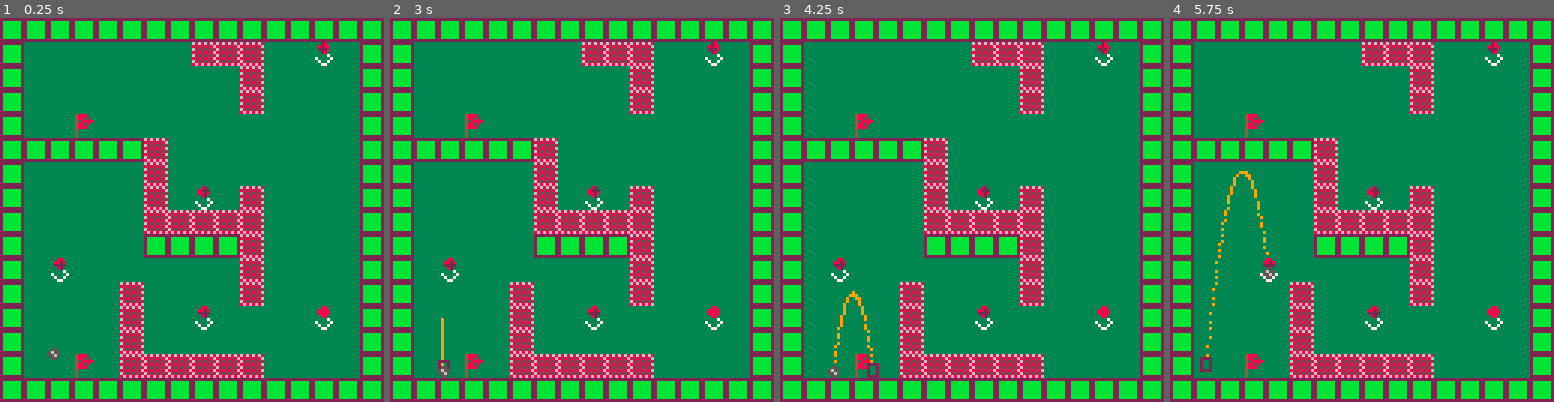
Above: before the commit, frames 1-4 (left to right).
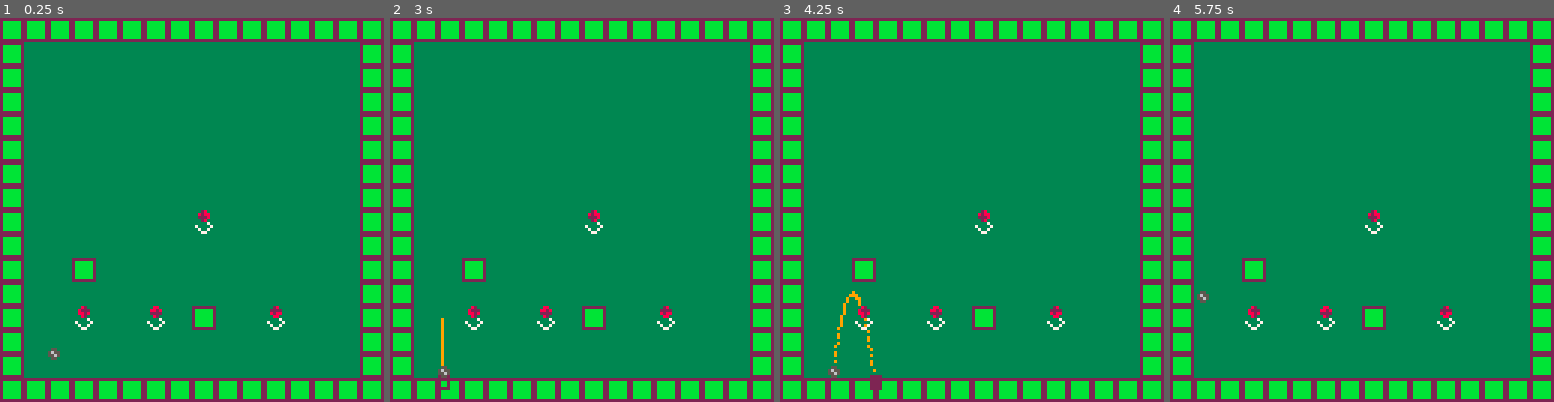
Above: after the commit, the same moments.

Repository: davidjtferguson/golf-escape
Game: PICO-8 cartridge golf_escape.p8
The game is run twice, just before and just after one commit, with the same random seed, the same clock (stepped at 60 frames per second) and the same inputs.
Inputs:
- Up to frame 1 (0.25 s): no input
- Up to frame 2 (3 s): tap O (Z key) at 0.33, 0.7, 1.43, 2.22 s; tap X (X key) at 1.07, 2.07, 2.4, 2.73 s; hold Left 1.97-2.37 s; hold Right from 2.87 s (still down)
- Up to frame 3 (4.25 s): tap X (X key) every 0.33 s from 3.07 to 4.07 s; tap O (Z key) at 3.1, 3.98 s; release Right at 3.53 s; hold Right from 4.13 s (still down)
- Up to frame 4 (5.75 s): tap X (X key) every 0.33 s from 4.4 to 5.73 s; release Right at 4.53 s; tap O (Z key) at 4.87 s; hold Left from 5.13 s (still down)

The runs differ from the first frame. In frame 1, 16% of the frame differs, in the area x 6-87%, y 6-94%; in frame 2, 16%; in frame 3, 16%; in frame 4, 16%.

Commit message:
fix collision when on hook with walls. fix incorrect 'allcol' function

Diff:
--- a/golf_escape.p8
+++ b/golf_escape.p8
@@ -18,7 +18,7 @@
  --checkpoint
 
  --edit to change spawn point
- xcp=18
+ xcp=2
  ycp=61
 
  resetav()
@@ -172,36 +172,44 @@
 
  --game obj update
  for h in all(hooks) do
-  if h.avon then
-   h.x+=h.xvel
-   h.y+=h.yvel
-  end
-
-  if circlecollision(av,h) and
-     h.active then
-   av.x=h.x+h.r
-   av.y=h.y+h.r+pixel
-
-   av.xvel=0
-   av.yvel=0
-
-   av.colstate="hook"
-
-   av.canswing=true
-
-   h.avon=true
-
-   if av.hook!=nil and
-      h!=av.hook then
-    --move to new hook
+
+  --todo:could be tidier
+  if h.avon and
+     anycol(av,h.xvel,h.yvel,0) then
     hookreleaseav(av.hook)
-   end
-
-   av.hook=h
-  elseif not circlecollision(av,h) and
-         h.active==false then
-   h.active=true
-  end
+    resetswing()
+  else
+	  if h.avon then
+	   h.x+=h.xvel
+	   h.y+=h.yvel
+	  end
+
+	  if circlecollision(av,h) and
+	     h.active then
+	   av.x=h.x+h.r
+	   av.y=h.y+h.r+pixel
+
+	   av.xvel=0
+	   av.yvel=0
+
+	   av.colstate="hook"
+
+	   av.canswing=true
+
+	   h.avon=true
+
+	   if av.hook!=nil and
+	      h!=av.hook then
+	    --move to new hook
+	    hookreleaseav(av.hook)
+	   end
+
+	   av.hook=h
+	  elseif not circlecollision(av,h) and
+	         h.active==false then
+	   h.active=true
+	  end
+	 end
  end
 
  --spikes
@@ -292,8 +300,12 @@
 --collision
 
 --allcollision
+function anycol(box,xvel,yvel,flag)
+ return checkanyflagarea(box.x+xvel,box.y+yvel,box.w,box.h,flag)
+end
+
 function allcol(box,xvel,yvel,flag)
- return checkflagarea(box.x+xvel,box.y+yvel,box.w,box.h,flag)
+ return checkallflagarea(box.x+xvel,box.y+yvel,box.w,box.h,flag)
 end
 
 function groundcol(box,xvel,yvel,flag)
@@ -414,11 +426,19 @@
  return distanceinwall
 end
 
-function checkflagarea(x,y,w,h,flag)
+function checkanyflagarea(x,y,w,h,flag)
  return
   checkflag(x,y,flag) or
   checkflag(x+w,y,flag) or
   checkflag(x,y+h,flag) or
+  checkflag(x+w,y+h,flag)
+end
+
+function checkallflagarea(x,y,w,h,flag)
+ return
+  checkflag(x,y,flag) and
+  checkflag(x+w,y,flag) and
+  checkflag(x,y+h,flag) and
   checkflag(x+w,y+h,flag)
 end
 
@@ -763,25 +783,25 @@
 00000000000000000000000000000000000000000000000000000000000000000000000000000000000000000000000000000000000000000000000000000000
 10000000000000000000000000000010100000000000000000005000000000100000000000000000000000000000000000000000000000000000000000000000
 00000000000000000000000000000000000000000000000000000000000000000000000000000000000000000000000000000000000000000000000000000000
-10000000101010100000000000000010100000000000000000005000000000100000000000000000000000000000000000000000000000000000000000000000
-00000000000000000000000000000000000000000000000000000000000000000000000000000000000000000000000000000000000000000000000000000000
-10000000000000000000820000000010100000600000000000000000000000100000000000000000000000000000000000000000000000000000000000000000
+10000000000000000000000000000010100000000000000000005000000000100000000000000000000000000000000000000000000000000000000000000000
+00000000000000000000000000000000000000000000000000000000000000000000000000000000000000000000000000000000000000000000000000000000
+10000000000000000000000000000010100000600000000000000000000000100000000000000000000000000000000000000000000000000000000000000000
 00000000000000000000000000000000000000000000000000000000000000000000000000000000000000000000000000000000000000000000000000000000
 10000000000000000000000000000010101010101010500000000000000000100000000000000000000000000000000000000000000000000000000000000000
 00000000000000000000000000000000000000000000000000000000000000000000000000000000000000000000000000000000000000000000000000000000
 10000000000000000000000000000010100000000000500000000000000000100000000000000000000000000000000000000000000000000000000000000000
 00000000000000000000000000000000000000000000000000000000000000000000000000000000000000000000000000000000000000000000000000000000
-10003200004200005200000000000010100000000000500012005000000000100000000000000000000000000000000000000000000000000000000000000000
-00000000000000000000000000000000000000000000000000000000000000000000000000000000000000000000000000000000000000000000000000000000
-10000000000000000000006200000010100000000000505050505000000000100000000000000000000000000000000000000000000000000000000000000000
-00000000000000000000000000000000000000000000000000000000000000000000000000000000000000000000000000000000000000000000000000000000
-10000010101000000000000000000010100000000000101010105000000000100000000000000000000000000000000000000000000000000000000000000000
-00000000000000000000000000000000000000000000000000000000000000000000000000000000000000000000000000000000000000000000000000000000
-10000000000000000000000000000010100032000000000000005000000000100000000000000000000000000000000000000000000000000000000000000000
-00000000000000000000000000000000000000000000000000000000000000000000000000000000000000000000000000000000000000000000000000000000
-10000200120022000000007200000010100000000050000000005000000000100000000000000000000000000000000000000000000000000000000000000000
-00000000000000000000000000000000000000000000000000000000000000000000000000000000000000000000000000000000000000000000000000000000
-10000000000000000000000000000010100000000050000032000000000200100000000000000000000000000000000000000000000000000000000000000000
+10000000000000000000000000000010100000000000500012005000000000100000000000000000000000000000000000000000000000000000000000000000
+00000000000000000000000000000000000000000000000000000000000000000000000000000000000000000000000000000000000000000000000000000000
+10000000000000005200000000000010100000000000505050505000000000100000000000000000000000000000000000000000000000000000000000000000
+00000000000000000000000000000000000000000000000000000000000000000000000000000000000000000000000000000000000000000000000000000000
+10000000000000000000000000000010100000000000101010105000000000100000000000000000000000000000000000000000000000000000000000000000
+00000000000000000000000000000000000000000000000000000000000000000000000000000000000000000000000000000000000000000000000000000000
+10000010000000000000000000000010100032000000000000005000000000100000000000000000000000000000000000000000000000000000000000000000
+00000000000000000000000000000000000000000000000000000000000000000000000000000000000000000000000000000000000000000000000000000000
+10000000000000000000000000000010100000000050000000005000000000100000000000000000000000000000000000000000000000000000000000000000
+00000000000000000000000000000000000000000000000000000000000000000000000000000000000000000000000000000000000000000000000000000000
+10000012000032001000007200000010100000000050000032000000000200100000000000000000000000000000000000000000000000000000000000000000
 00000000000000000000000000000000000000000000000000000000000000000000000000000000000000000000000000000000000000000000000000000000
 10000000000000000000000000000010100000000050000000000000000000100000000000000000000000000000000000000000000000000000000000000000
 00000000000000000000000000000000000000000000000000000000000000000000000000000000000000000000000000000000000000000000000000000000
